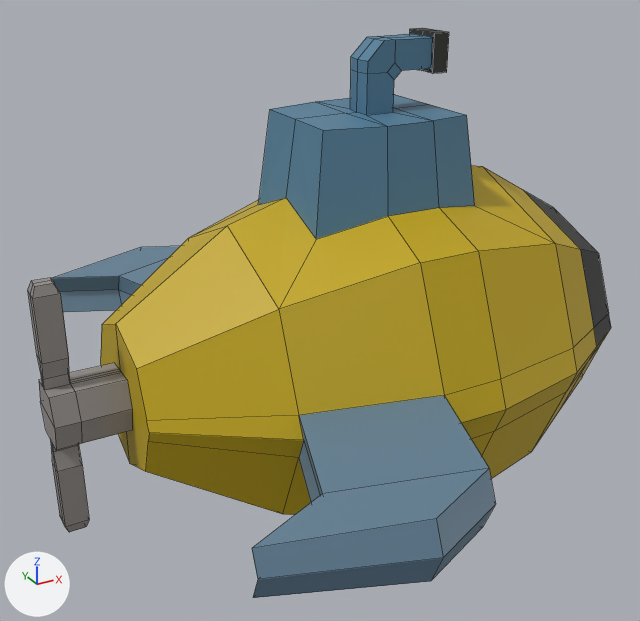
A saved change to the Blender file source-assets/objects.blend.
Rendered twice from a 50 mm lens placed at (-3.91, -6.31, 3.53), pointed at (-0.39, 0.1, 0.33). Every picture has the same lights, and +X, +Y and +Z are marked at lower left. Mesh edges are drawn as thin lines. The same objects are shown in both versions, whatever each file hides.

The scene before the commit, as lines of its bpy script (objects in view):
```python
me_cylinder_001 = bpy.data.meshes.new('Cylinder.001')
me_cylinder_001.from_pydata(...)  # 273 vertices, 256 faces; spans x -2.87..2.8, y -2.88..2.88, z -1.66..2.7
me_cylinder_001.materials.append(mat_material_001)  # picture img_imphenziapalette01_png
ob_sub = bpy.data.objects.new('Sub', me_cylinder_001)
ob_sub.location = (0.0, 0.0, 0.0)
```
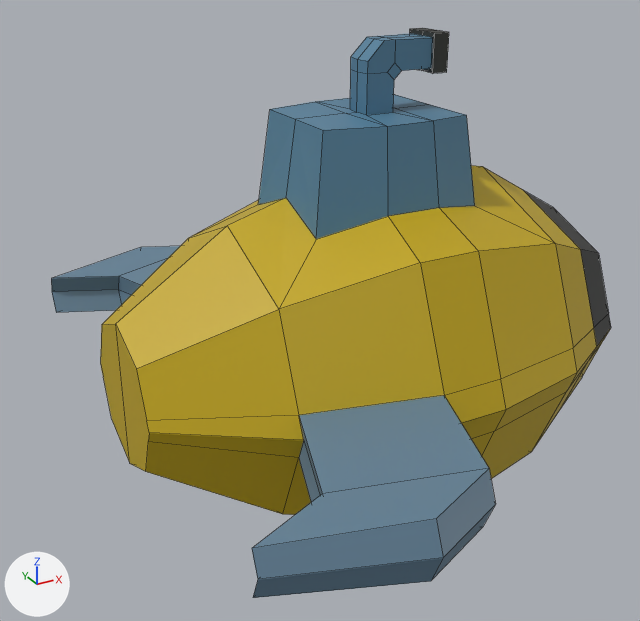
Changed parts and their boxes (x1, y1, x2, y2) in the pictures (640 x 621 px):
```json
{"object": "Sub", "change": "reshaped", "before": [28, 28, 611, 598], "after": [51, 28, 611, 598]}
{"part": 1, "of": "me_cylinder_001", "change": "deleted", "before": [28, 278, 132, 532]}
```

The change, as JSON lines over the scene's bpy script:
```json
{"block": "me_cylinder_001", "where": "me_cylinder_001.from_pydata(...)  # 273 vertices, 256 faces; spans x -2.87..2.8, y -2.88..2.88, z -1.66..2.7"}
{"block": "me_cylinder_001", "where": "# used by ob_sub; location = (0.0, 0.0, 0.0)"}
{"block": "me_cylinder_001", "change": "me_cylinder_001 part 1: the loose piece of 84 vertices spanning x -2.87..-2.26, y -0.24..0.24, z -1.1..1.1 is deleted"}
```
